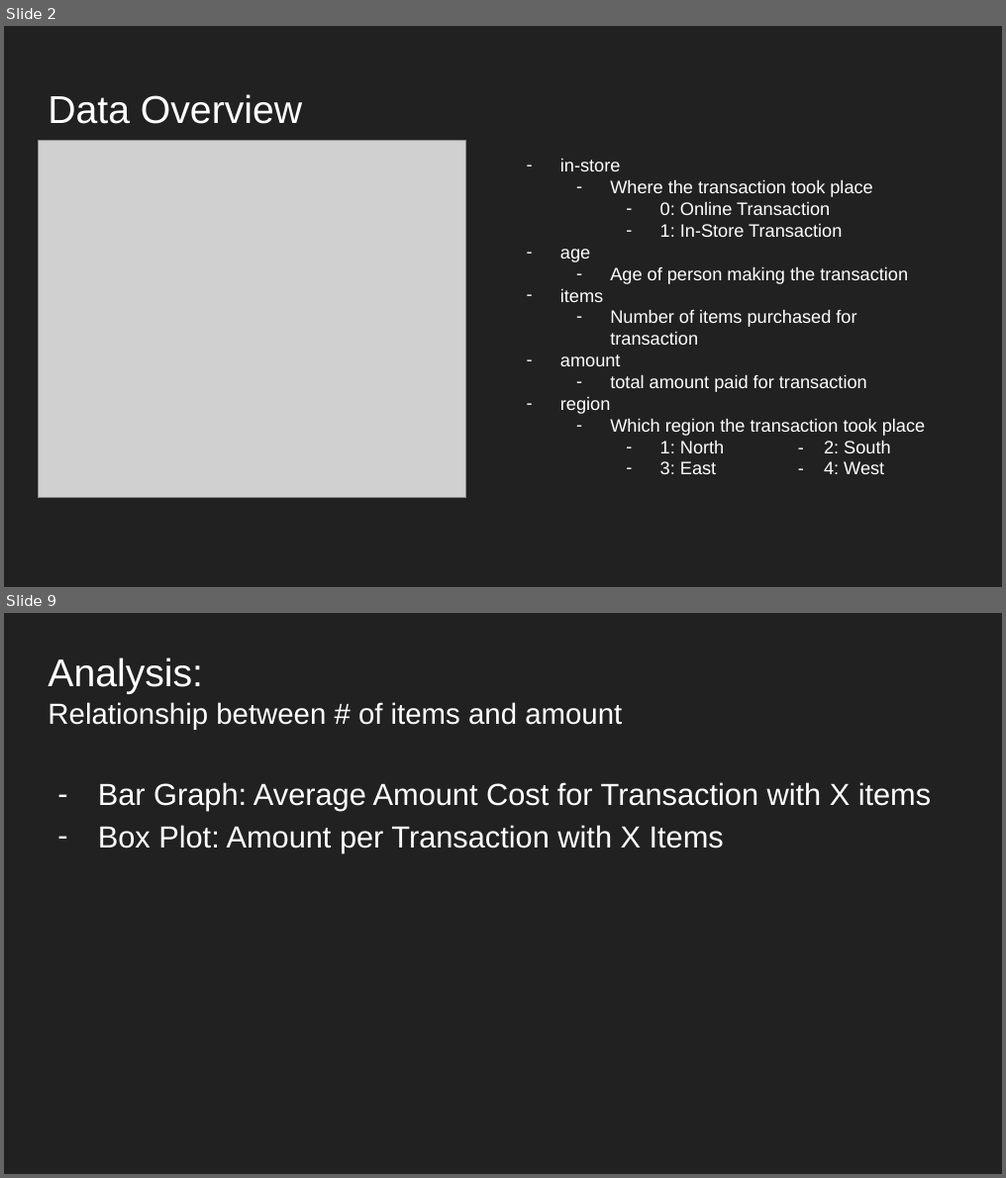
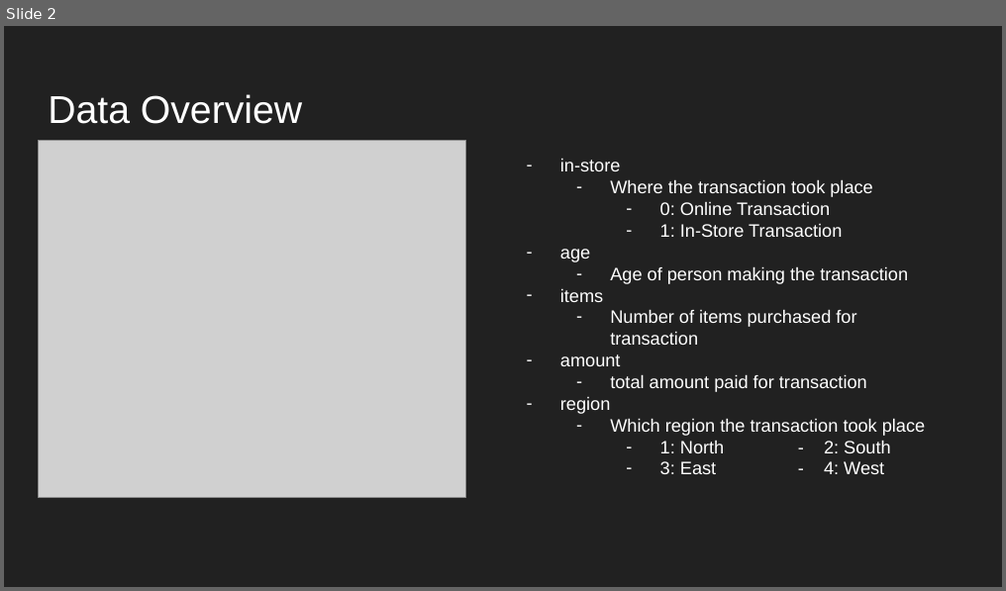
Before and after one commit to mvill025/investigate-customer-buying-patterns, a slide deck: Task1.pptx. Shown one above the other, each under a label of ours: slides 2 and 9 before the commit, slide 2 after it; the slides between them are not shown. The pictures are 1006x1178 and 1006x591 pixels, drawn with LibreOffice and Linux fonts; fonts in the diff are those of the drawing; grey boxes stand for pictures. Boxes give left, top, right and bottom in pixels: in the first picture for what was removed or moved away, otherwise in the second. Text is boxed around its words. In the diff, an @@ line names an element or a change of style, - is before the commit and + after.

```diff
--- a/Task1.pptx
+++ b/Task1.pptx
@@ slide 9 removed at [4, 613, 1002, 1174], background #212121 @@
@@ title removed at [48, 658, 622, 730] @@
-Analysis:
-Relationship between # of items and amount
@@ text removed at [98, 782, 931, 853] @@
-– Bar Graph: Average Amount Cost for Transaction with X items
-– Box Plot: Amount per Transaction with X Items
```
Also in this commit, not shown: 3 slides changed, 3 slides added, 6 other slides removed, 1 other file.
